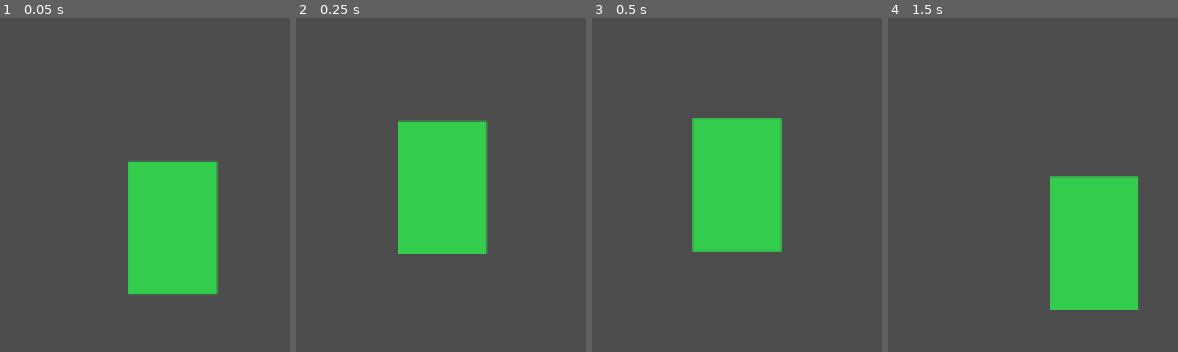
Above: before the commit, frames 1-4 (left to right).
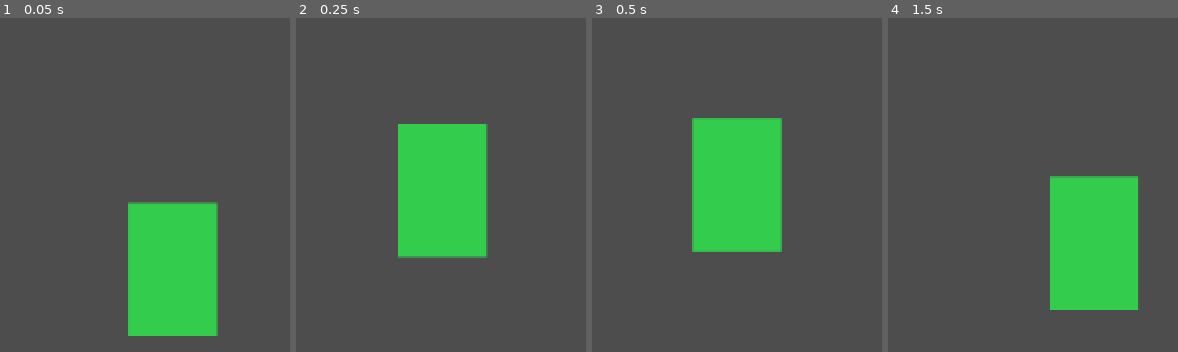
Above: after the commit, the same moments.

Repository: WMsans/top-down-rogue
Game: Godot game, scene res://scenes/main.tscn
The game is run twice, just before and just after one commit, with the same random seed, the same clock (stepped at 60 frames per second) and the same inputs.
Inputs (mouse positions are in pixels of both pictures, inside the frame that each line leads up to):
- Up to frame 1 (0.05 s): no input
- Up to frame 2 (0.25 s): no input
- Up to frame 3 (0.5 s): no input
- Up to frame 4 (1.5 s): tap Enter at 0.5 s; move the mouse to (outside the picture) at 0.52 s; hold D 0.53-1.28 s; click (outside the picture) at 0.67 s; tap Space at 1.25 s; move the mouse to (outside the picture) at 1.27 s; hold S from 1.28 s (still down)

The runs differ from the first frame. In frame 1, 7.8% of the frame differs, in the area x 44-76%, y 43-96%; in frame 2, 0.7%; in frame 3, nothing differs; in frame 4, nothing differs.
Error in both runs: Cannot call method 'shader_create_from_spirv' on a null value. (res://scripts/world_manager.gd:90)

Commit message:
fix: player collision shape

Diff:
--- a/scenes/player.tscn
+++ b/scenes/player.tscn
@@ -23,4 +23,3 @@
 [node name="CollisionShape2D" type="CollisionShape2D" parent="." unique_id=2000232908]
 position = Vector2(0, -6)
 shape = SubResource("1")
-disabled = true
--- a/scripts/player_controller.gd
+++ b/scripts/player_controller.gd
@@ -28,7 +28,7 @@
 	await get_tree().process_frame
 	await get_tree().process_frame
 	var spawn_pos: Vector2i = _world_manager.find_spawn_position(Vector2i.ZERO, Vector2i(BODY_WIDTH, BODY_HEIGHT))
-	position = Vector2(spawn_pos) + Vector2(BODY_WIDTH / 2.0, BODY_HEIGHT / 2.0)
+	position = Vector2(spawn_pos) + Vector2(BODY_WIDTH / 2.0, BODY_HEIGHT)
 	shadow_grid.force_sync(Vector2i(position))
 
 
